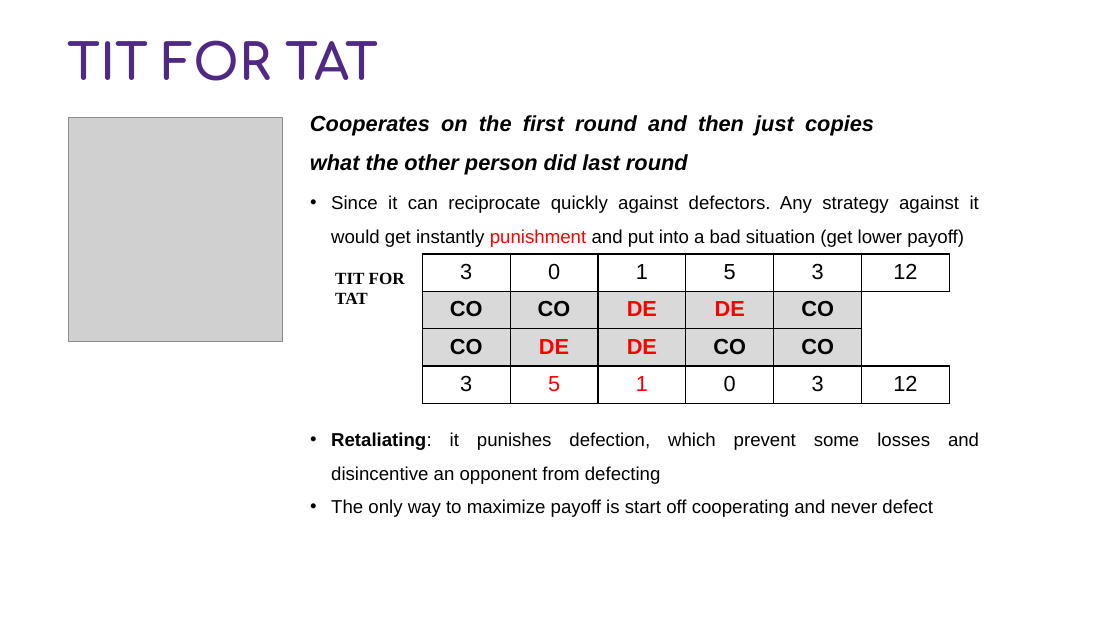
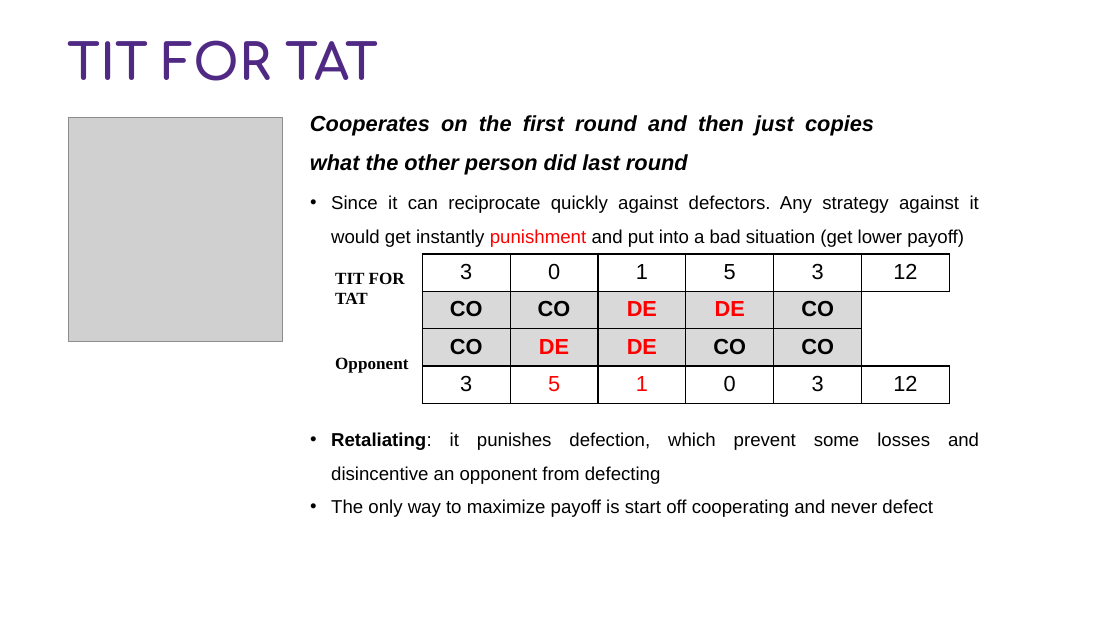
Before and after one commit to GuoJiaqi-1020/Code-recording-NU, a slide deck: slide 6 of Game Theory and Networked Systems_495/Final_Project/game_theory.pptx. Drawn at 1120x630 pixels with LibreOffice and Linux fonts; fonts in the diff are those of the drawing; grey boxes stand for pictures; background and template pictures are left out. Boxes give left, top, right and bottom in pixels: in the first picture for what was removed or moved away, otherwise in the second. Text is boxed around its words. In the diff, an @@ line names an element or a change of style, - is before the commit and + after.

```diff
--- a/Game Theory and Networked Systems_495/Final_Project/game_theory.pptx
+++ b/Game Theory and Networked Systems_495/Final_Project/game_theory.pptx
@@ text added at <box>335,357,408,373</box>, 11 pt, text #000000, bold @@
+Opponent
```
Also in this commit, not shown: 9 other slides changed, 2 other files.
